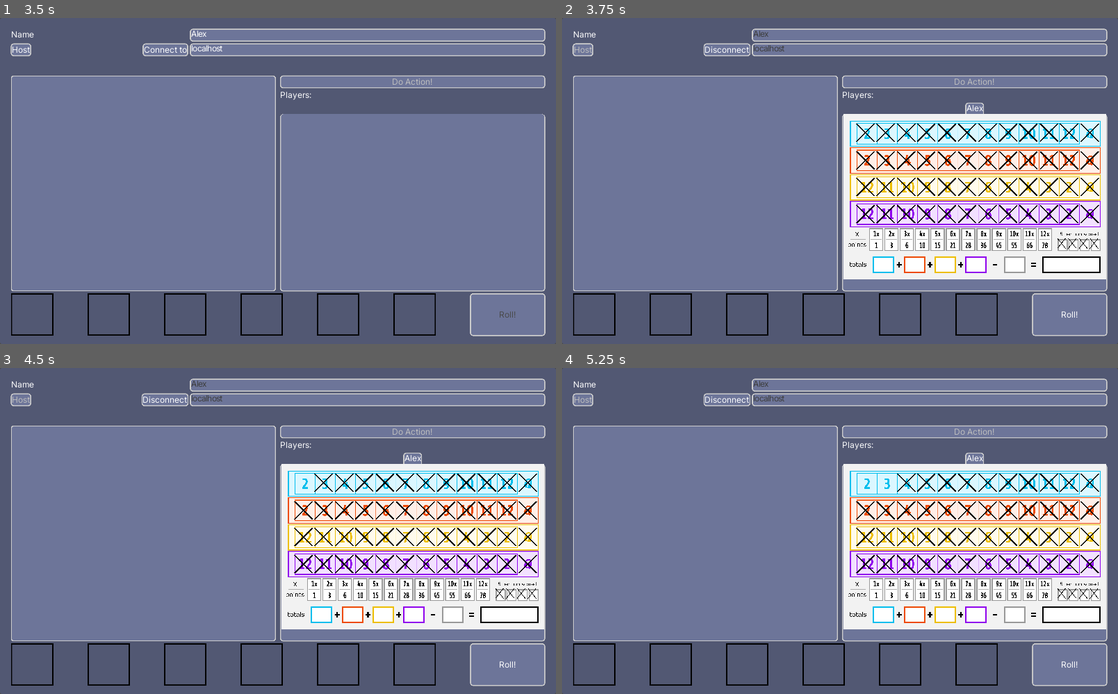
Above: before the commit, frames 1-4 (two rows, left to right).
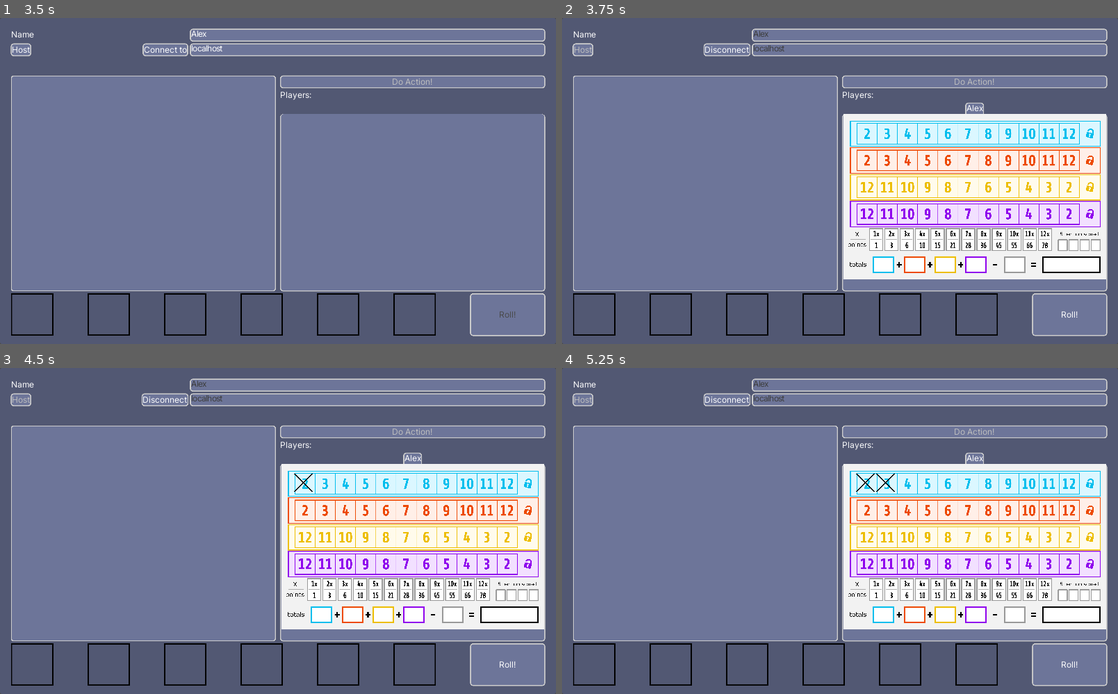
Above: after the commit, the same moments.

Repository: lonnwolf031/GodotProjects
Game: Godot game, scene res://scene/main.tscn
The game is run twice, just before and just after one commit, with the same random seed, the same clock (stepped at 60 frames per second) and the same inputs.
Inputs (mouse positions are in pixels of both pictures, inside the frame that each line leads up to):
- Up to frame 1 (3.5 s): click (366, 34) at 0.52 s; type "Alex" at 0.6 s; click "Roll!" at 1.25 s; click "Roll!" at 2 s; click "Roll!" at 2.75 s
- Up to frame 2 (3.75 s): click "Host" at 3.5 s
- Up to frame 3 (4.5 s): click (305, 482) at 4.25 s
- Up to frame 4 (5.25 s): click (884, 482) at 5 s

Frame 1 is identical in both runs. In frame 2, 1.6% of the frame differs, in the area x 52-97%, y 32-71%; in frame 3, 1.6%; in frame 4, 1.6%.

Commit message:
again, an update

Diff:
--- a/Kwixx/script/Scorecard.gd
+++ b/Kwixx/script/Scorecard.gd
@@ -24,6 +24,10 @@
 		checkboxSizes[_c.get_name()] = _c.get_size()
 		if _c is Button:
 			_c.connect("pressed", self, "_button_pressed",[_c])
+			var _check = _c.get_node("check")
+			if _check.is_visible():
+				toggled[_c] = false
+				_check.hide()
 	for _container in _buttoncontainers:
 		containerSizesOrig[_container.get_name()] = _container.get_size()
 		containerPosOrig[_container.get_name()] = _container.get_position()
@@ -60,7 +64,6 @@
 		elif _parent is Button and "NoScore" in _parent.get_name():
 			var _newCheckboxXSize = _parent.get_size().x * _checkboxSizeOrig.x / _buttonContainerNoScoreSizeOrig.x
 			var _newCheckboxYSize = _parent.get_size().y * _checkboxSizeOrig.y / (_buttonContainerNoScoreSizeOrig.y * 3)
-			print("size orig ",str(_buttonContainerNoScoreSizeOrig))
 			_checkbox.set_size(Vector2(_newCheckboxXSize,_newCheckboxYSize))
 		elif _parent is Button and not "NoScore" in _parent.get_name():
 			_checkbox.set_size(Vector2(_parent.get_size().x, _parent.get_size().y))
@@ -86,9 +89,7 @@
 	pass
 
 func _button_pressed(which):
-	print("Button was pressed: ", which.get_name())
 	_toggle(which)
-	print("on click ", str(_scorecardTxture.get_size()))
 
 func _toggle(sentby):
 	var _sentby = sentby.get_name()
--- a/Kwixx/script/game.gd
+++ b/Kwixx/script/game.gd
@@ -14,6 +14,7 @@
 var _playersDict = {}
 var _turn = -1
 var dice = {}
+var scorecards = {}
 
 var cPurple = Color("#8f02ed")
 var cBlue = Color("#02beed")
@@ -45,15 +46,10 @@
 	do_action(action)
 	next_turn()
 
-	var _dice = preload("res://img/side1.png")
-
-var _side1 = preload("res://img/side1.png")
-
 func loaddice():
 	for _side in range(1,7):
 		for _color in dColorArr:
 			var _dicename = str(_side) + _color
-			#print(_dicename)
 			var _path = "res://img/side" + _dicename + ".png"
 			dice[_dicename] = load(_path)
 
@@ -83,8 +79,6 @@
 
 # HERE GOES ACTION WITH THE TURN
 sync func do_action(action):
-	# differntiate between sender and others for possible actions
-	# roll dice
 	rollDice()
 	#var name = _list.get_item_text(_turn)
 	var val = randi() % 100
@@ -95,7 +89,7 @@
 	_turn = turn
 	if turn >= _players.size():
 		return
-	for i in range(0, _players.size()):
+	for i in range(0, _playersDict.size()):
 		if i == turn:
 			#_list.set_item_icon(i, _crown)
 			pass
@@ -117,26 +111,34 @@
 		rpc("set_turn", _turn)
 
 
+
 sync func add_player(id, name=""):
 	_players.append(id)
 	#var _newPlayer = Player.new(id, name)
-	var _newPlayer = preload("res://scene/Player.tscn")
-	var newPlayer = _newPlayer.instance()
-	_playersDict[id] = newPlayer
+	#var _newPlayer = preload("res://scene/Player.tscn")
+	#var newPlayer = _newPlayer.instance()
+	var newplayer = KwixxPlayer.new()
+	newplayer.id = id
+	newplayer.name  = name
+	_playersDict[id] = newplayer
 	if name == "":
 		name = "unknown"
-	newPlayer.set_name(str(id))
 	var _newPanel = PanelContainer.new()
-	_newPanel.set_name(name)
+	_newPanel.set_name(newplayer.name)
 	_newPanel.set_size(Vector2(200, 200),false)
 	_tablist.add_child(_newPanel)
-	_newPanel.add_child(newPlayer)
 	var _newScorecard = preload("res://scene/Scorecard.tscn")
 	var newScorecard = _newScorecard.instance()
 	newScorecard.set_name(str(id))
 	newScorecard.find_node("scorecard").set_expand(true)
 	newScorecard.find_node("scorecard").set_stretch_mode(5)
+	scorecards[id] = newScorecard
 	_newPanel.add_child(newScorecard)
+
+class KwixxPlayer:
+	var id: int
+	var name: String
+	var scores: Scores
 
 func next_turn():
 	_turn += 1
@@ -183,3 +185,13 @@
 		next_turn()
 	else:
 		rpc_id(1, "request_action", "roll")
+
+func _playByRulesRolledDice(player):
+	var playercard = scorecards[player.id]
+	#disable non clickable options on card based on dice in dice array
+	pass
+
+func _playByRulesOthers(player):
+	var playercard = scorecards[player.id]
+	#disable non clickable options on card based on dice in dice array
+	pass
